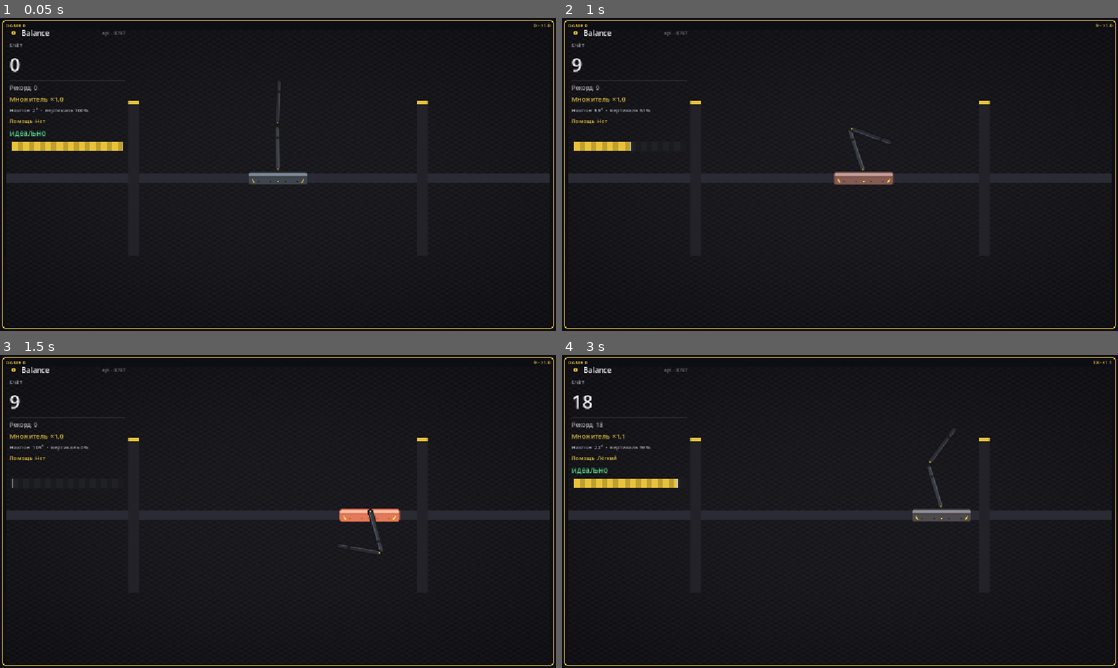
Above: before the commit, frames 1-4 (two rows, left to right).
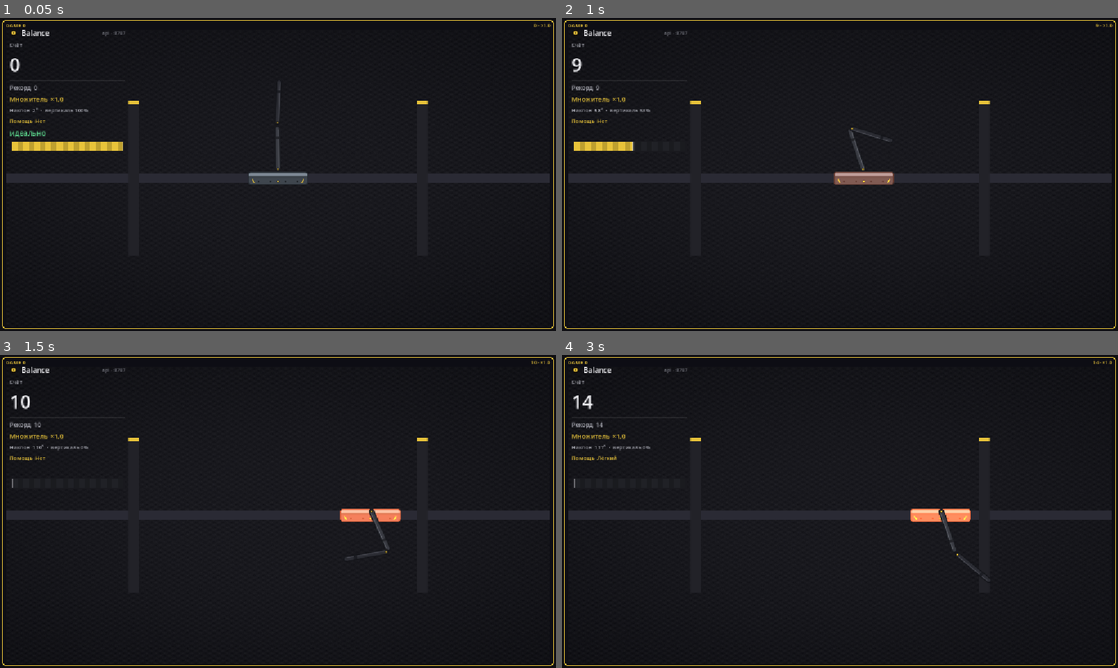
Above: after the commit, the same moments.

Repository: rival-afk/balance
Game: Godot game, scene res://main.tscn
Same seed, same stepped clock (60 frames per second), same inputs: the game is played once before the commit and once after it.
Inputs:
- Up to frame 1 (0.05 s): no input
- Up to frame 2 (1 s): tap Enter at 0.5 s; hold Right (ui_right) from 0.53 s (still down)
- Up to frame 3 (1.5 s): release Right (ui_right) at 1.28 s; hold Down from 1.28 s (still down)
- Up to frame 4 (3 s): release Down at 2.03 s; hold Right (ui_right) 2.03-2.78 s; hold Up from 2.78 s (still down)

Frame 1 is identical in both runs. In frame 2, less than 0.1% of the frame differs, in the area x 6-60%, y 29-53%; in frame 3, 0.4%; in frame 4, 1.4%, in the area x 1-99%, y 2-72%.

Commit message:
Physics from plat.txt: 3x3 system A(q)qdd = r, 240 Hz RK4 sub-steps
Adopt the dynamic-cart formulation from plat.txt section 3: the 3x3 mass matrix A(q) and the RHS r, with joint friction d1/d2 and the assist torque inside r2/r3 instead of being added to the solved accelerations.

- RK4 now runs at a fixed 240 Hz (4 sub-steps per 60 Hz frame): energy drift ~2e-6 per 10 s vs 1.7e-3 at 60 Hz.
- Same equations, same sub-step count in the Godot lane, Rust CPU env and WGSL compute shader.

Diff:
--- a/lane.gd
+++ b/lane.gd
@@ -18,8 +18,9 @@
 const DAMPING := 0.10
 ## Масштаб: спрайт плеча 120 px = 1 м.
 const PX_PER_M := 120.0
-## Фиксированный шаг физики — ровно как в Rust/WGSL (не зависит от FPS и time_scale).
-const FIXED_DT := 1.0 / 60.0
+## Фиксированный шаг физики: 4 субшага на кадр 60 Гц, как рекомендует plat.txt
+## (RK4 при 240 Гц даёт дрейф энергии ~2e-6 за 10 с). Не зависит от FPS и time_scale.
+const FIXED_DT := 1.0 / 240.0
 const RATE := 12.0
 const PERFECT_VERT := 0.90
 const DANGER_VERT := 0.35
@@ -176,23 +177,19 @@
 	var m22 := M2 * L2 * L2
 
 	var b0 := force - CART_DAMP * vx + (M1 + M2) * L1 * s1 * v1 * v1 + M2 * L2 * s2 * v2 * v2
-	var b1 := -(M2 * L1 * L2 * sd * v2 * v2 + (M1 + M2) * GRAVITY * L1 * s1)
-	var b2 := M2 * L1 * L2 * sd * v1 * v1 - M2 * GRAVITY * L2 * s2
+
+	# plat.txt, раздел 3: трение в шарнирах и момент ассиста стоят в правой части
+	# (r2, r3), а не добавляются к ускорениям после решения системы.
+	var lvl := clampi(assist_level, 0, 4)
+	var kp: float = ASSIST_KP[lvl]
+	var kd: float = ASSIST_KD[lvl]
+	var b1 := -DAMPING * v1 - M2 * L1 * L2 * sd * v2 * v2 - (M1 + M2) * GRAVITY * L1 * s1 + kp * s1 - kd * v1
+	var b2 := -DAMPING * v2 + M2 * L1 * L2 * sd * v1 * v1 - M2 * GRAVITY * L2 * s2 + kp * s2 - kd * v2
 
 	var det := m00 * (m11 * m22 - m12 * m21) - m01 * (m10 * m22 - m12 * m20) + m02 * (m10 * m21 - m11 * m20)
 	var ac := (b0 * (m11 * m22 - m12 * m21) - m01 * (b1 * m22 - m12 * b2) + m02 * (b1 * m21 - m11 * b2)) / det
 	var a1 := (m00 * (b1 * m22 - m12 * b2) - b0 * (m10 * m22 - m12 * m20) + m02 * (m10 * b2 - b1 * m20)) / det
 	var a2 := (m00 * (m11 * b2 - b1 * m21) - m01 * (m10 * b2 - b1 * m20) + b0 * (m10 * m21 - m11 * m20)) / det
-
-	# angular damping on the arms
-	a1 = a1 - DAMPING * v1
-	a2 = a2 - DAMPING * v2
-
-	var lvl := clampi(assist_level, 0, 4)
-	var kp: float = ASSIST_KP[lvl]
-	var kd: float = ASSIST_KD[lvl]
-	a1 = a1 + kp * s1 - kd * v1
-	a2 = a2 + kp * s2 - kd * v2
 
 	return [v1, v2, a1, a2, vx, ac]
 
